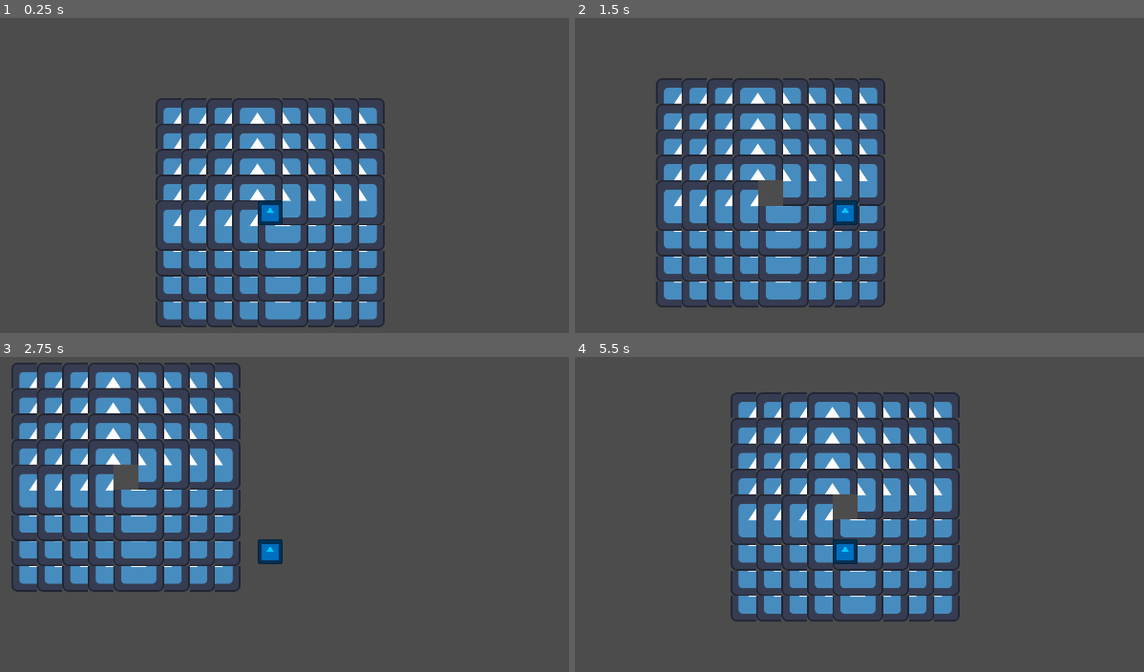
Above: before the commit, frames 1-4 (two rows, left to right).
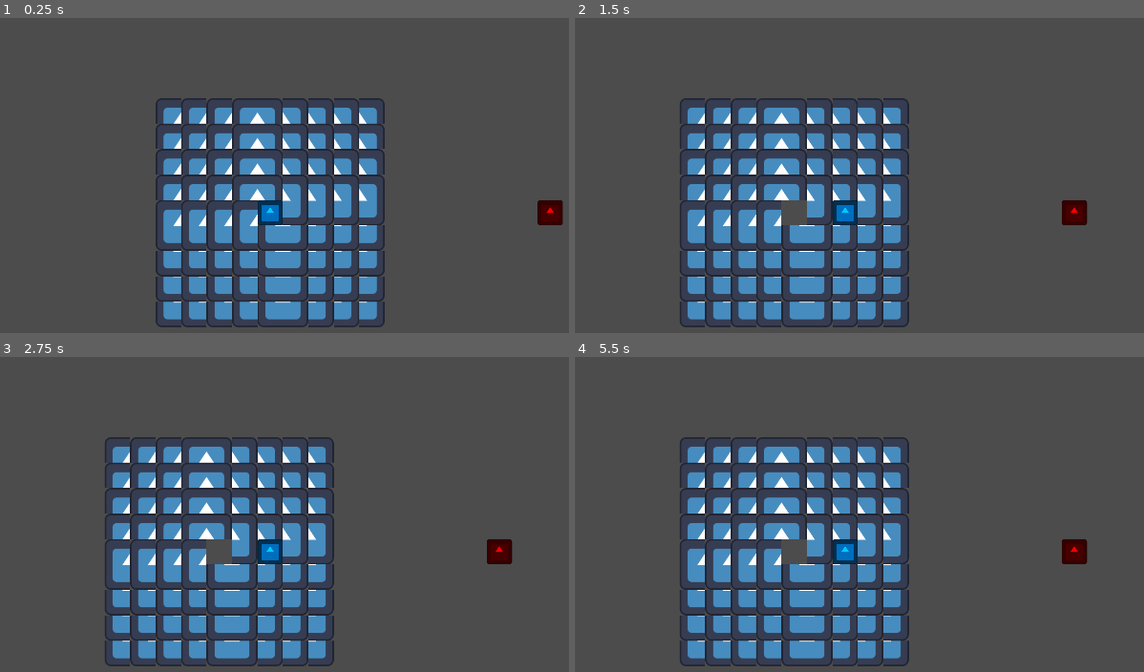
Above: after the commit, the same moments.

Repository: Oochiiehehe3/Juggernaut-on-the-Dance-Floor
Game: Godot game, scene res://scenes/test_movement.tscn
Same seed, same stepped clock (60 frames per second), same inputs: the game is played once before the commit and once after it. The engine's default icon, where the game draws it, is replaced by a stand-in: a white triangle on a blue panel in a dark square. Sound files missing from this copy of the repository are replaced by a short silence.
Inputs:
- Up to frame 1 (0.25 s): no input
- Up to frame 2 (1.5 s): tap Enter at 0.5 s; hold D (Right) 0.53-1.28 s; hold S (Down) from 1.28 s (still down)
- Up to frame 3 (2.75 s): release S (Down) at 2.03 s; hold D (Right) from 2.03 s (still down)
- Up to frame 4 (5.5 s): release D (Right) at 2.78 s; hold W (Up) 2.78-3.53 s; hold A (Left) 3.53-5.03 s; hold S (Down) from 5.03 s (still down)

The runs differ from the first frame. In frame 1, 0.4% of the frame differs, in the area x 94-99%, y 57-66%; in frame 2, 19%; in frame 3, 27%, in the area x 2-91%, y 1-99%; in frame 4, 23%.

Commit message:
Set up combat and player states and added tweens to make tile movement smoother

Diff:
--- /dev/null
+++ b/jotdf/assets/instances/characters/boring_enemy.tscn
@@ -0,0 +1,32 @@
+[gd_scene load_steps=6 format=3 uid="uid://bwl8ykhupgvkq"]
+
+[ext_resource type="Texture2D" uid="uid://c1ca0x0n7ekc5" path="res://assets/art/temp_art/icon.svg" id="1_keof1"]
+[ext_resource type="PackedScene" uid="uid://bma3mltjrg7fh" path="res://assets/instances/combat_handler.tscn" id="2_7xp3l"]
+[ext_resource type="Shape2D" uid="uid://s3od47ldcph2" path="res://resources/characters/hitbox.tres" id="3_edd08"]
+
+[sub_resource type="AtlasTexture" id="AtlasTexture_bko4d"]
+atlas = ExtResource("1_keof1")
+region = Rect2(0, 0, 128, 128)
+
+[sub_resource type="SpriteFrames" id="SpriteFrames_qbe74"]
+animations = [{
+"frames": [{
+"duration": 1.0,
+"texture": SubResource("AtlasTexture_bko4d")
+}],
+"loop": true,
+"name": &"default",
+"speed": 5.0
+}]
+
+[node name="BoringEnemy" type="CharacterBody2D"]
+
+[node name="AnimatedSprite2D" type="AnimatedSprite2D" parent="."]
+modulate = Color(1, 0, 0, 1)
+scale = Vector2(0.5, 0.5)
+sprite_frames = SubResource("SpriteFrames_qbe74")
+
+[node name="CombatHandler" parent="." instance=ExtResource("2_7xp3l")]
+
+[node name="CollisionShape2D" type="CollisionShape2D" parent="."]
+shape = ExtResource("3_edd08")
--- a/jotdf/assets/instances/characters/sir_dancelot.tscn
+++ b/jotdf/assets/instances/characters/sir_dancelot.tscn
@@ -1,15 +1,19 @@
-[gd_scene load_steps=5 format=3 uid="uid://dn1643erx5mad"]
+[gd_scene load_steps=6 format=3 uid="uid://dn1643erx5mad"]
 
 [ext_resource type="Script" path="res://scripts/playercontroller.gd" id="1_uwt8n"]
 [ext_resource type="SpriteFrames" uid="uid://dmixmcep731p5" path="res://resources/characters/sir_dancelot_anims.tres" id="1_xwvab"]
 [ext_resource type="Script" path="res://scripts/move_detection.gd" id="3_v604k"]
+[ext_resource type="Shape2D" uid="uid://s3od47ldcph2" path="res://resources/characters/hitbox.tres" id="4_m5hqv"]
 
-[sub_resource type="RectangleShape2D" id="RectangleShape2D_fhu1h"]
-size = Vector2(32, 32)
+[sub_resource type="RectangleShape2D" id="RectangleShape2D_2rf5o"]
+size = Vector2(64, 64)
 
 [node name="SirDancelot" type="CharacterBody2D" node_paths=PackedStringArray("move_detection")]
 script = ExtResource("1_uwt8n")
 move_detection = NodePath("MoveDetection")
+
+[node name="Collider" type="CollisionShape2D" parent="."]
+shape = SubResource("RectangleShape2D_2rf5o")
 
 [node name="AnimatedSprite2D" type="AnimatedSprite2D" parent="."]
 self_modulate = Color(0, 0.784314, 1, 1)
@@ -30,37 +34,37 @@
 position = Vector2(2.08165e-12, -64)
 
 [node name="Up" type="CollisionShape2D" parent="MoveDetection/Up"]
-shape = SubResource("RectangleShape2D_fhu1h")
+shape = ExtResource("4_m5hqv")
 debug_color = Color(0, 0.642861, 0.310379, 0.42)
 
 [node name="Down" type="Area2D" parent="MoveDetection"]
 position = Vector2(2.08165e-12, 64)
 
 [node name="Down" type="CollisionShape2D" parent="MoveDetection/Down"]
-shape = SubResource("RectangleShape2D_fhu1h")
+shape = ExtResource("4_m5hqv")
 debug_color = Color(0, 0.642861, 0.310379, 0.42)
 
 [node name="Left" type="Area2D" parent="MoveDetection"]
 position = Vector2(-64, 2.08165e-12)
 
 [node name="Left" type="CollisionShape2D" parent="MoveDetection/Left"]
-shape = SubResource("RectangleShape2D_fhu1h")
+shape = ExtResource("4_m5hqv")
 debug_color = Color(0, 0.642861, 0.310379, 0.42)
 
 [node name="Right" type="Area2D" parent="MoveDetection"]
 position = Vector2(64, 2.08165e-12)
 
 [node name="Right" type="CollisionShape2D" parent="MoveDetection/Right"]
-shape = SubResource("RectangleShape2D_fhu1h")
+shape = ExtResource("4_m5hqv")
 debug_color = Color(0, 0.642861, 0.310379, 0.42)
 
-[node name="HitDetection" type="Area2D" parent="."]
+[node name="HitDetection" type="Area2D" parent="." groups=["Player"]]
 collision_layer = 16
 collision_mask = 16
 
-[node name="Hitbox" type="CollisionShape2D" parent="HitDetection"]
+[node name="HitBox" type="CollisionShape2D" parent="HitDetection"]
 position = Vector2(2.08165e-12, 2.08165e-12)
-shape = SubResource("RectangleShape2D_fhu1h")
+shape = ExtResource("4_m5hqv")
 debug_color = Color(0.999734, 0, 0.103061, 0.42)
 
 [connection signal="body_shape_entered" from="MoveDetection/Up" to="MoveDetection" method="_on_up_body_shape_entered"]
--- /dev/null
+++ b/jotdf/assets/instances/combat_handler.tscn
@@ -0,0 +1,25 @@
+[gd_scene load_steps=4 format=3 uid="uid://bma3mltjrg7fh"]
+
+[ext_resource type="Script" path="res://scripts/combat_handler.gd" id="1_v3mfh"]
+
+[sub_resource type="CircleShape2D" id="CircleShape2D_804rg"]
+radius = 960.0
+
+[sub_resource type="CircleShape2D" id="CircleShape2D_lhuxl"]
+radius = 512.0
+
+[node name="CombatHandler" type="Node2D"]
+script = ExtResource("1_v3mfh")
+
+[node name="Combat Area" type="Area2D" parent="."]
+
+[node name="CollisionShape2D" type="CollisionShape2D" parent="Combat Area"]
+shape = SubResource("CircleShape2D_804rg")
+
+[node name="DetectionArea" type="Area2D" parent="."]
+
+[node name="CollisionShape2D" type="CollisionShape2D" parent="DetectionArea"]
+shape = SubResource("CircleShape2D_lhuxl")
+
+[connection signal="area_exited" from="Combat Area" to="." method="_on_combat_area_area_exited"]
+[connection signal="area_entered" from="DetectionArea" to="." method="_on_detection_area_area_entered"]
--- a/jotdf/project.godot
+++ b/jotdf/project.godot
@@ -19,6 +19,10 @@
 
 buses/default_bus_layout="res://resources/default_bus_layout.tres"
 
+[autoload]
+
+SaveData="*res://scripts/save_data.gd"
+
 [display]
 
 window/size/viewport_width=1920
@@ -37,6 +41,10 @@
 "res://scenes/": "pink",
 "res://scripts/": "gray"
 }
+
+[global_group]
+
+Player=""
 
 [input]
 
--- /dev/null
+++ b/jotdf/resources/characters/hitbox.tres
@@ -0,0 +1,4 @@
+[gd_resource type="RectangleShape2D" format=3 uid="uid://s3od47ldcph2"]
+
+[resource]
+size = Vector2(32, 32)
--- a/jotdf/scenes/test_movement.tscn
+++ b/jotdf/scenes/test_movement.tscn
@@ -1,8 +1,9 @@
-[gd_scene load_steps=6 format=4 uid="uid://clpemmrkjq76f"]
+[gd_scene load_steps=7 format=4 uid="uid://clpemmrkjq76f"]
 
 [ext_resource type="Texture2D" uid="uid://c1ca0x0n7ekc5" path="res://assets/art/temp_art/icon.svg" id="1_sgybs"]
 [ext_resource type="PackedScene" uid="uid://dn1643erx5mad" path="res://assets/instances/characters/sir_dancelot.tscn" id="2_1ctov"]
 [ext_resource type="PackedScene" uid="uid://cbeko8avov1wc" path="res://assets/instances/music_player.tscn" id="3_6xf6i"]
+[ext_resource type="PackedScene" uid="uid://bwl8ykhupgvkq" path="res://assets/instances/characters/boring_enemy.tscn" id="3_nm2bk"]
 
 [sub_resource type="TileSetAtlasSource" id="TileSetAtlasSource_dl18l"]
 texture = ExtResource("1_sgybs")
@@ -27,5 +28,8 @@
 
 [node name="SirDancelot" parent="." instance=ExtResource("2_1ctov")]
 
+[node name="BoringEnemy" parent="." instance=ExtResource("3_nm2bk")]
+position = Vector2(704, 0)
+
 [node name="MusicPlayer" parent="." node_paths=PackedStringArray("player") instance=ExtResource("3_6xf6i")]
 player = NodePath("../SirDancelot")
--- /dev/null
+++ b/jotdf/scripts/combat_handler.gd
@@ -0,0 +1,21 @@
+extends Node2D
+
+
+# Called when the node enters the scene tree for the first time.
+func _ready() -> void:
+	pass # Replace with function body.
+
+# Called every frame. 'delta' is the elapsed time since the previous frame.
+func _process(delta: float) -> void:
+	pass
+
+func _on_detection_area_area_entered(area: Area2D) -> void:
+	#print("detecting ", area)
+	if area.owner == SaveData.player:
+		SaveData.player.change_state(area.owner.States.COMBAT)
+		#print("entering combat")
+
+func _on_combat_area_area_exited(area: Area2D) -> void:
+	if area.owner == SaveData.player:
+		SaveData.player.change_state(area.owner.States.PEACE)
+		#print("exiting combat")
--- a/jotdf/scripts/playercontroller.gd
+++ b/jotdf/scripts/playercontroller.gd
@@ -12,8 +12,9 @@
 const SPEED = 125.0
 var can_move = true
 
-func ready():
-	pass
+func _ready():
+	SaveData.player = self
+	print(SaveData.player)
 
 func _physics_process(delta):
 
@@ -25,19 +26,23 @@
 				#move can_move set out here in order to block holding down the keys
 				if move_detection.left_blocked == false and check_beat() == true:
 					can_move = false
-					position.x -= 64
+					var tween = create_tween()
+					tween.tween_property(self, "position", Vector2(position.x - 64, position.y), 0.25).set_trans(Tween.TRANS_SINE)#.set_trans(Tween.TRANS_SPRING)
 			elif Input.is_action_pressed("Right"):
 				if move_detection.right_blocked == false and check_beat() == true:
 					can_move = false
-					position.x += 64
+					var tween = create_tween()
+					tween.tween_property(self, "position", Vector2(position.x + 64, position.y), 0.25).set_trans(Tween.TRANS_SINE)
 			elif Input.is_action_pressed("Up"):
 				if move_detection.up_blocked == false and check_beat() == true:
 					can_move = false
-					position.y -= 64
+					var tween = create_tween()
+					tween.tween_property(self, "position", Vector2(position.x, position.y - 64), 0.25).set_trans(Tween.TRANS_SINE)
 			elif Input.is_action_pressed("Down"):
 				if move_detection.down_blocked == false and check_beat() == true:
 					can_move = false
-					position.y += 64
+					var tween = create_tween()
+					tween.tween_property(self, "position", Vector2(position.x, position.y + 64), 0.25).set_trans(Tween.TRANS_SINE)
 
 	elif current_state == States.PEACE: #If there are no enemies around, switch to smooth movement
 		if Input.is_action_pressed("Up"):
@@ -71,3 +76,15 @@
 
 func beat_reset():
 	can_move = true
+
+func change_state(state):
+	if current_state != state:
+		current_state = state
+		if state == States.COMBAT:
+			#print(position)
+			can_move = false
+			var tween = create_tween()
+			tween.tween_property(self, "position", Vector2(snapped(position.x/64, 1)*64, snapped(position.y/64, 1)*64), 0.25).set_trans(Tween.TRANS_SINE)
+			#position.x = snapped(position.x/64, 1)*64
+			#position.y = snapped(position.y/64, 1)*64
+			#print(position)
--- /dev/null
+++ b/jotdf/scripts/save_data.gd
@@ -0,0 +1,12 @@
+extends Node
+
+var player: CharacterBody2D
+
+# Called when the node enters the scene tree for the first time.
+func _ready() -> void:
+	pass # Replace with function body.
+
+
+# Called every frame. 'delta' is the elapsed time since the previous frame.
+func _process(delta: float) -> void:
+	pass
